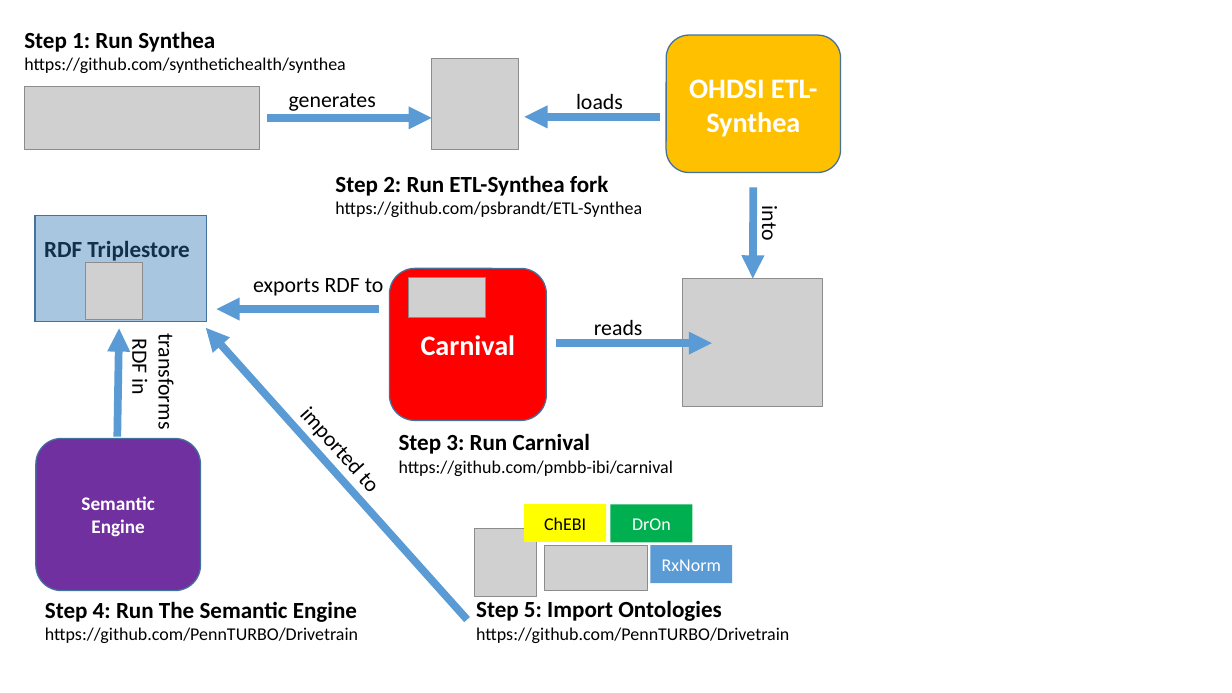
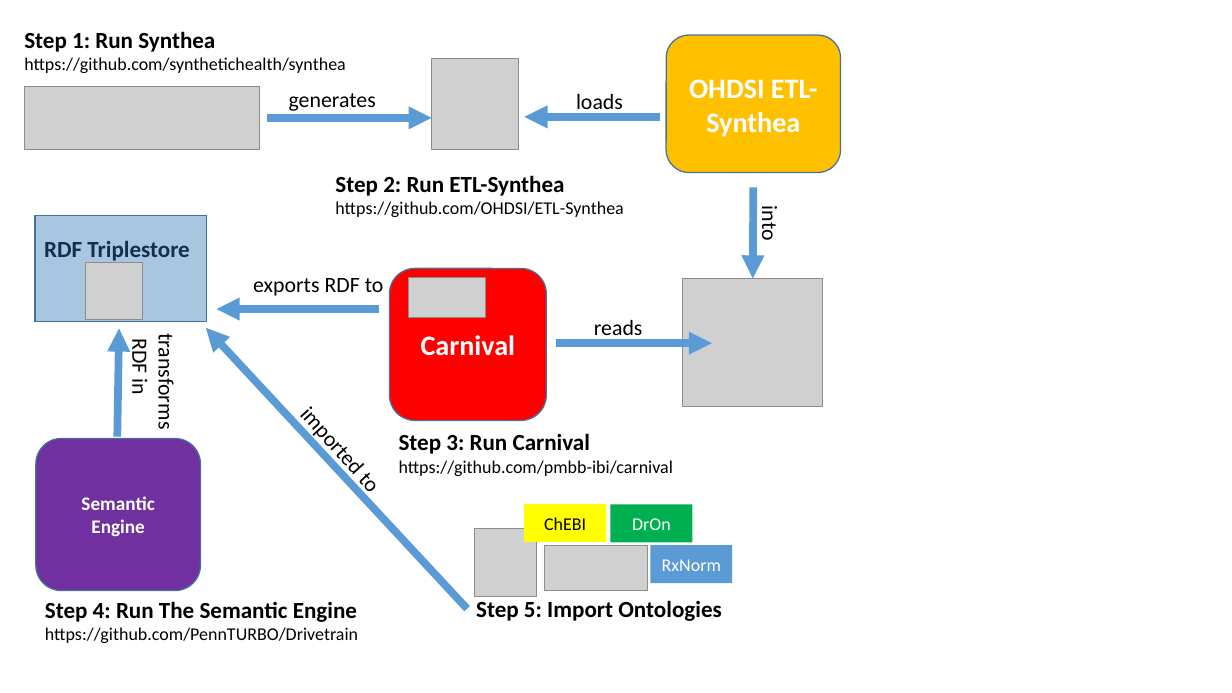
Before and after one commit to PennTURBO/semantic-engine, a slide deck: slide 1 of Acorn_diagrams.pptx. Drawn at 1232x693 pixels with LibreOffice and Linux fonts; fonts in the diff are those of the drawing; grey boxes stand for pictures. Boxes give left, top, right and bottom in pixels: in the first picture for what was removed or moved away, otherwise in the second. Text is boxed around its words. In the diff, an @@ line names an element or a change of style, - is before the commit and + after.

```diff
--- a/Acorn_diagrams.pptx
+++ b/Acorn_diagrams.pptx
@@ text at (335, 175, 623, 217): text changed @@
-Step 2: Run ETL-Synthea fork
-https://github.com/psbrandt/ETL-Synthea
+Step 2: Run ETL-Synthea
+https://github.com/OHDSI/ETL-Synthea
@@ arrow moved from (468, 620) - (206, 328) to (468, 609) - (206, 328) @@
@@ text at (476, 627, 789, 643): paragraph removed @@
-https://github.com/PennTURBO/Drivetrain
```
Also in this commit, not shown: 2 other slides changed, 1 other file.
